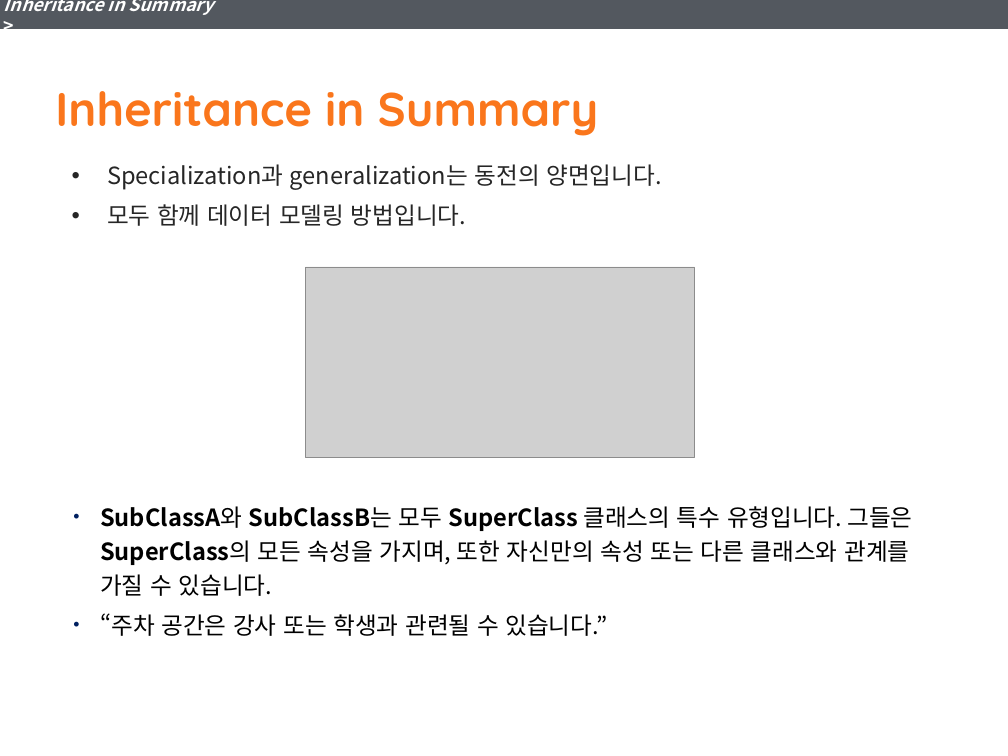
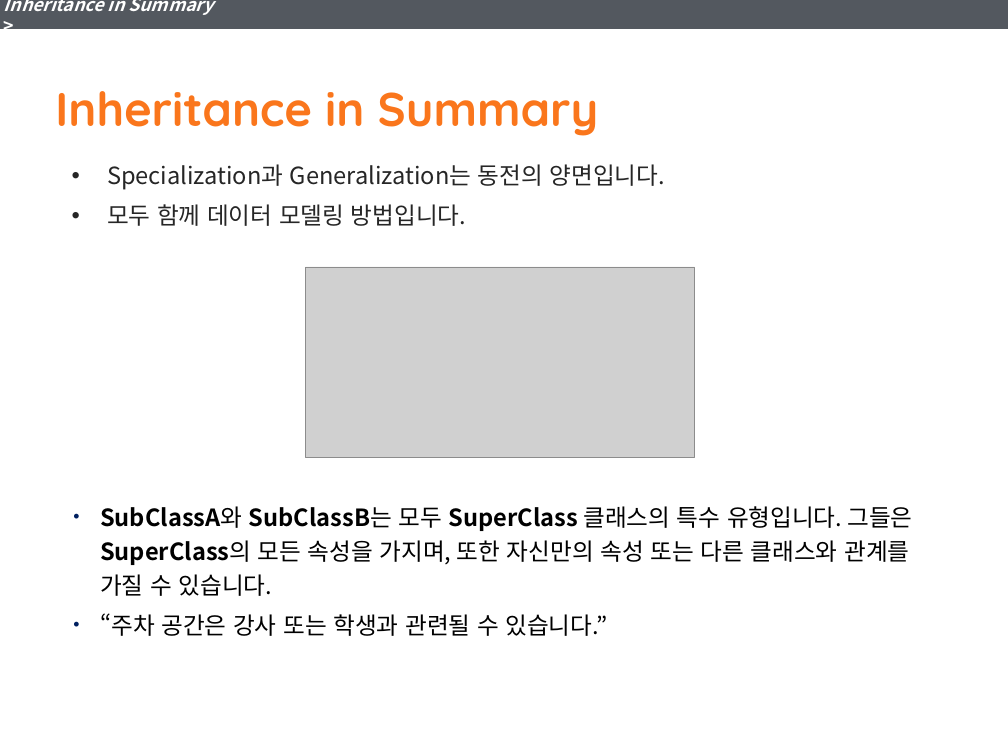
Before and after one commit to YoonJoon/KGarden, a slide deck: slide 13 of DBDesign/7_GeneralizationandSpecialization.pptx. Drawn at 1008x756 pixels with LibreOffice and Linux fonts; fonts in the diff are those of the drawing; grey boxes stand for pictures. Boxes give left, top, right and bottom in pixels: in the first picture for what was removed or moved away, otherwise in the second. Text is boxed around its words. In the diff, an @@ line names an element or a change of style, - is before the commit and + after.

Commit message:
correct typo errors

```diff
--- a/DBDesign/7_GeneralizationandSpecialization.pptx
+++ b/DBDesign/7_GeneralizationandSpecialization.pptx
@@ text at box(107, 164, 665, 190): text changed @@
-• Specialization과 generalization는 동전의 양면입니다.
+• Specialization과 Generalization는 동전의 양면입니다.
```
Also in this commit, not shown: 12 other slides changed.
